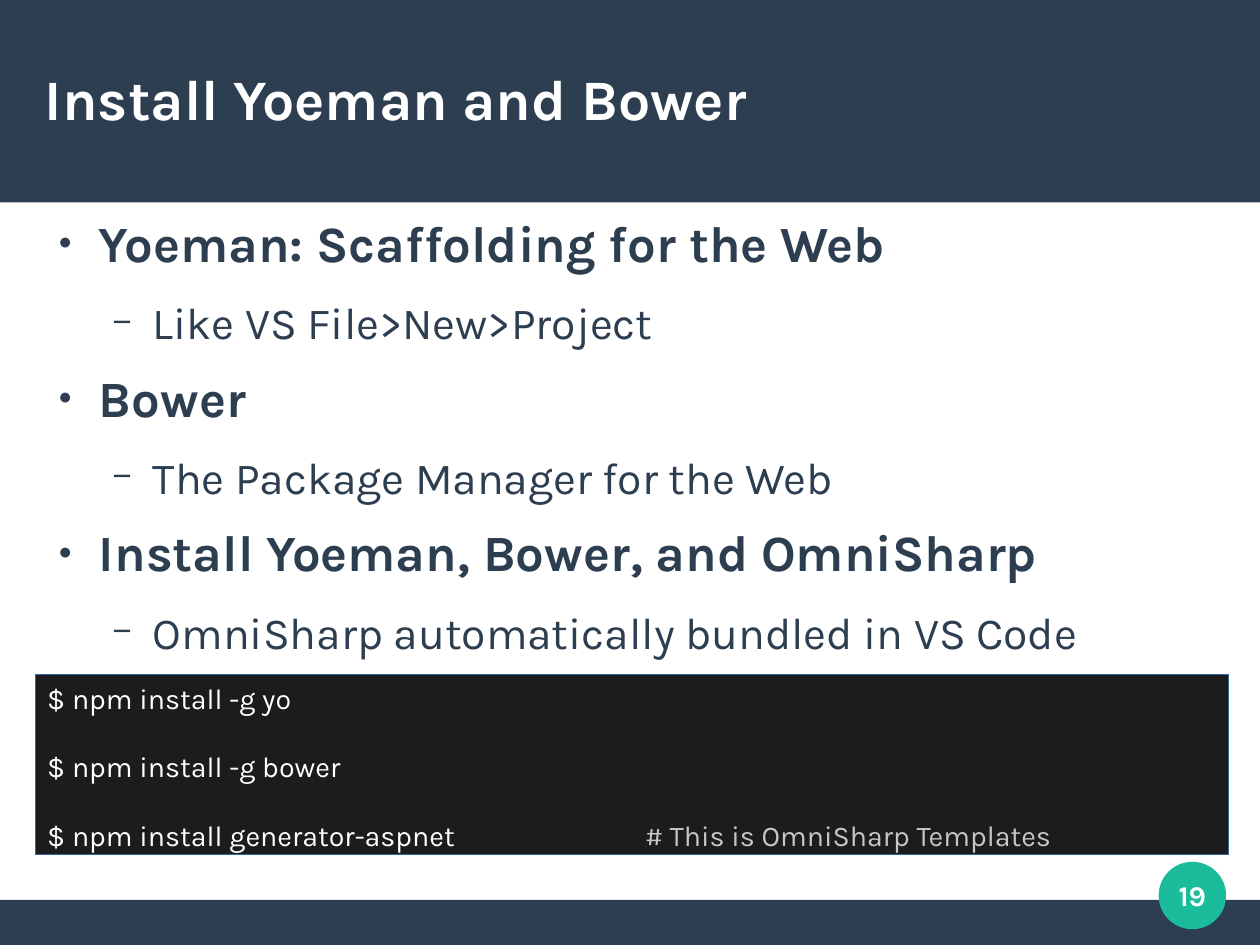
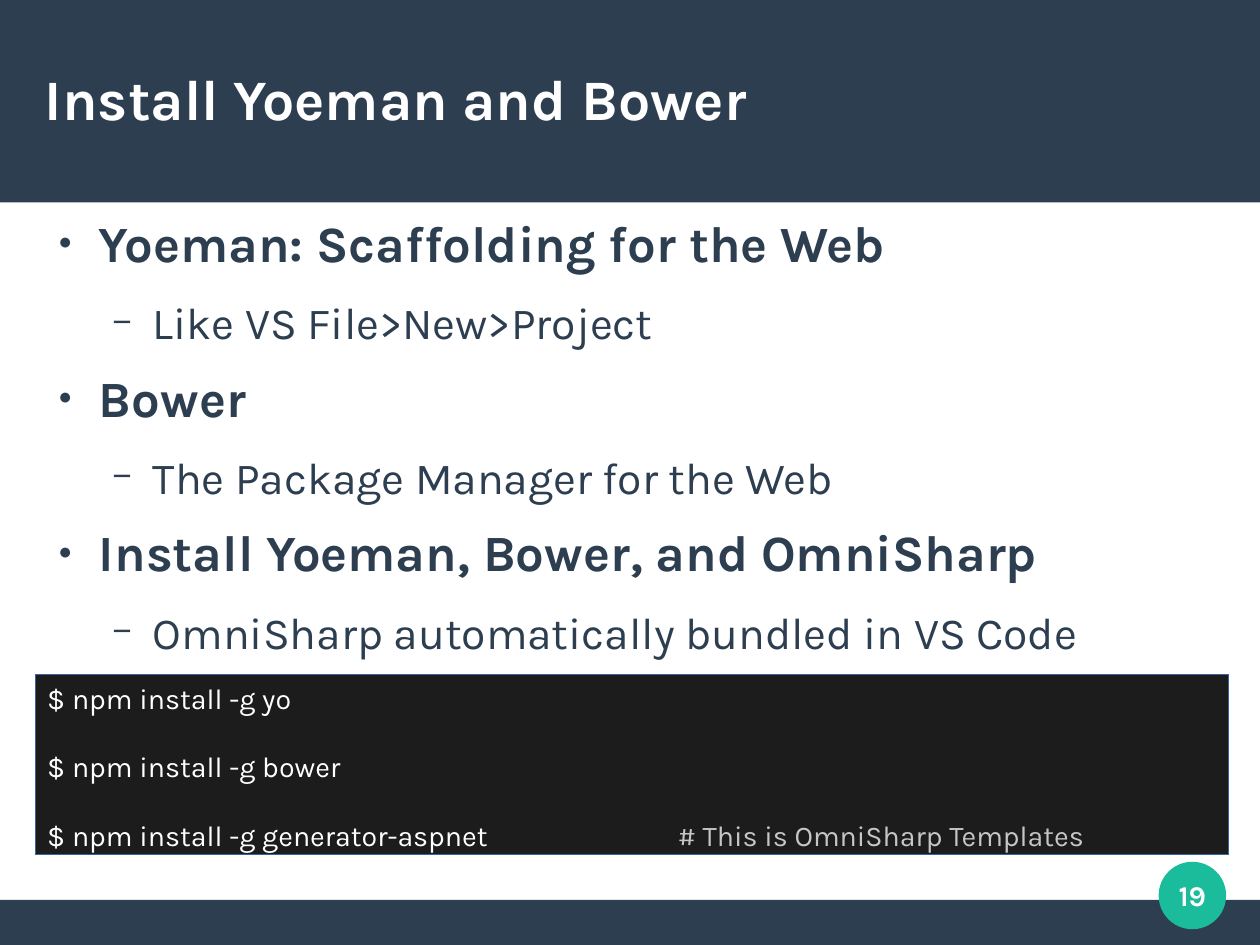
Before and after one commit to adyle5/CodeCampSlides, a slide deck: slide 19 of dot_net_linux_presentation.odp. Drawn at 1260x945 pixels with LibreOffice and Linux fonts; fonts in the diff are those of the drawing. Boxes give left, top, right and bottom in pixels: in the first picture for what was removed or moved away, otherwise in the second. Text is boxed around its words. In the diff, an @@ line names an element or a change of style, - is before the commit and + after.

```diff
--- a/dot_net_linux_presentation.odp
+++ b/dot_net_linux_presentation.odp
@@ text in rectangle at box(72, 826, 1083, 853): text changed @@
-$ npm install generator-aspnet # This is OmniSharp Templates
+$ npm install -g generator-aspnet # This is OmniSharp Templates
```
Also in this commit, not shown: 1 other slide changed, 2 slides added.
